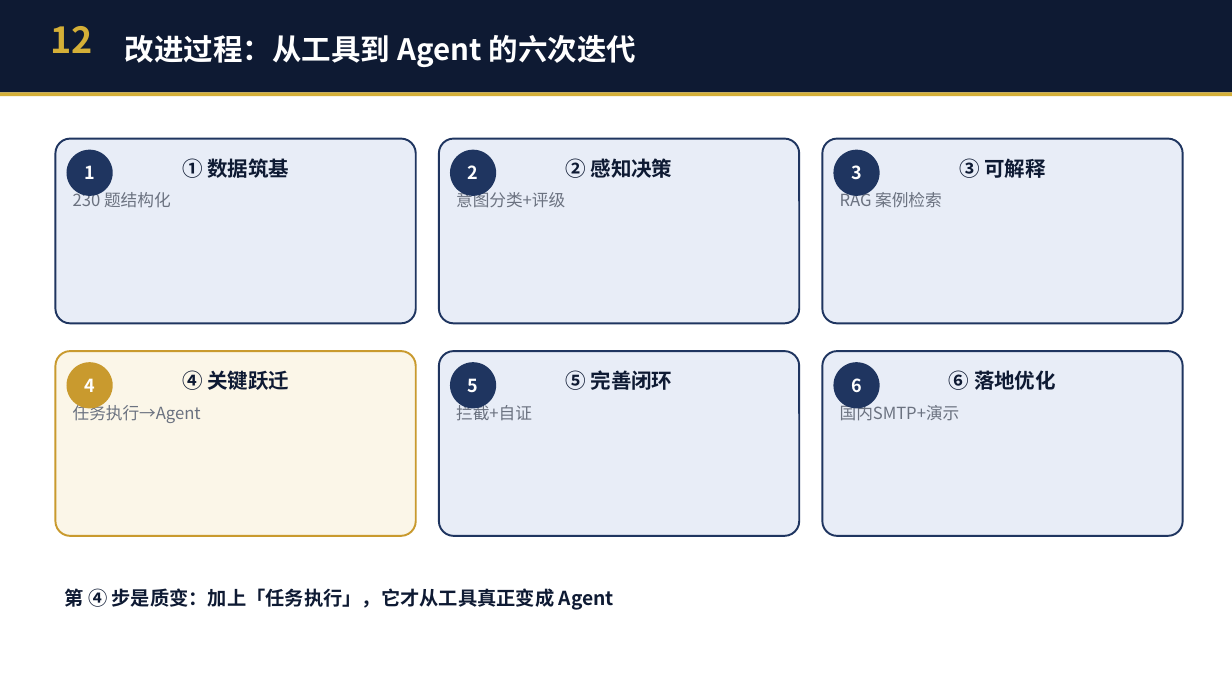
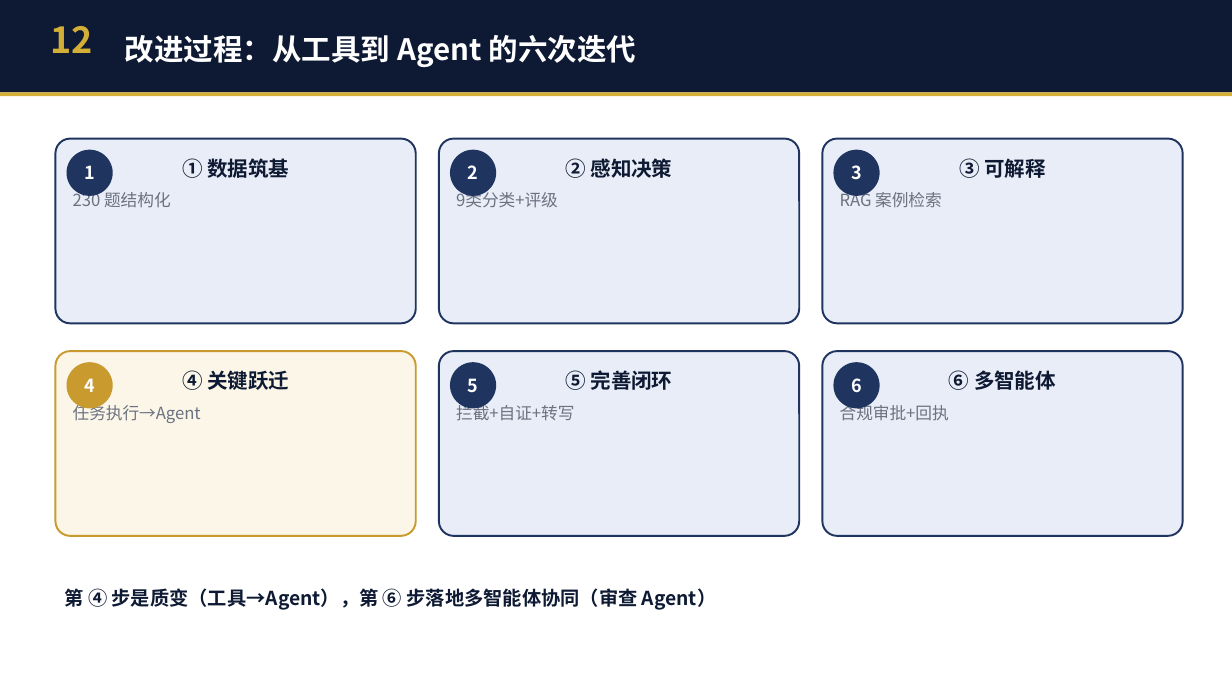
Before and after one commit to JackMA-SYSU/cfa-compliance-assistant, a slide deck: slide 13 of 商策PPT_暑假不回家队.pptx. Drawn at 1232x693 pixels with LibreOffice and Linux fonts; fonts in the diff are those of the drawing. Boxes give left, top, right and bottom in pixels: in the first picture for what was removed or moved away, otherwise in the second. Text is boxed around its words. In the diff, an @@ line names an element or a change of style, - is before the commit and + after.

```diff
--- a/商策PPT_暑假不回家队.pptx
+++ b/商策PPT_暑假不回家队.pptx
@@ text in rounded rectangle at <box>456,189,558,207</box>: text changed @@
-意图分类+评级
+9类分类+评级
@@ text in rounded rectangle at <box>456,402,574,420</box>: text changed @@
-拦截+自证
+拦截+自证+转写
@@ text in rounded rectangle at <box>840,402,949,420</box>: text changed @@
-⑥ 落地优化
-国内SMTP+演示
+⑥ 多智能体
+合规审批+回执
@@ text at <box>64,588,716,610</box>: text changed @@
-第 ④ 步是质变：加上「任务执行」，它才从工具真正变成 Agent
+第 ④ 步是质变（工具→Agent），第 ⑥ 步落地多智能体协同（审查 Agent）
```
Also in this commit, not shown: 4 other slides changed, 6 other files.
